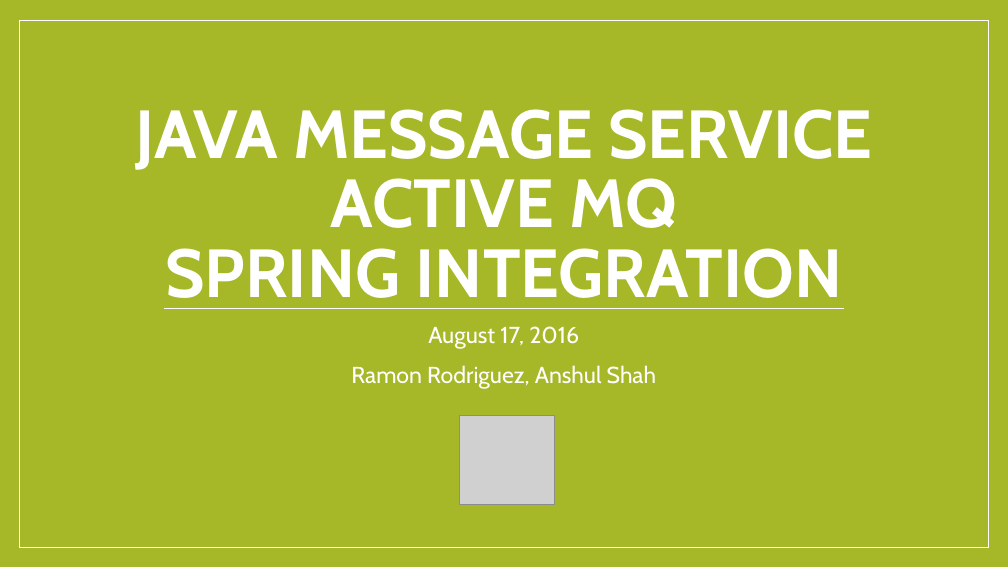
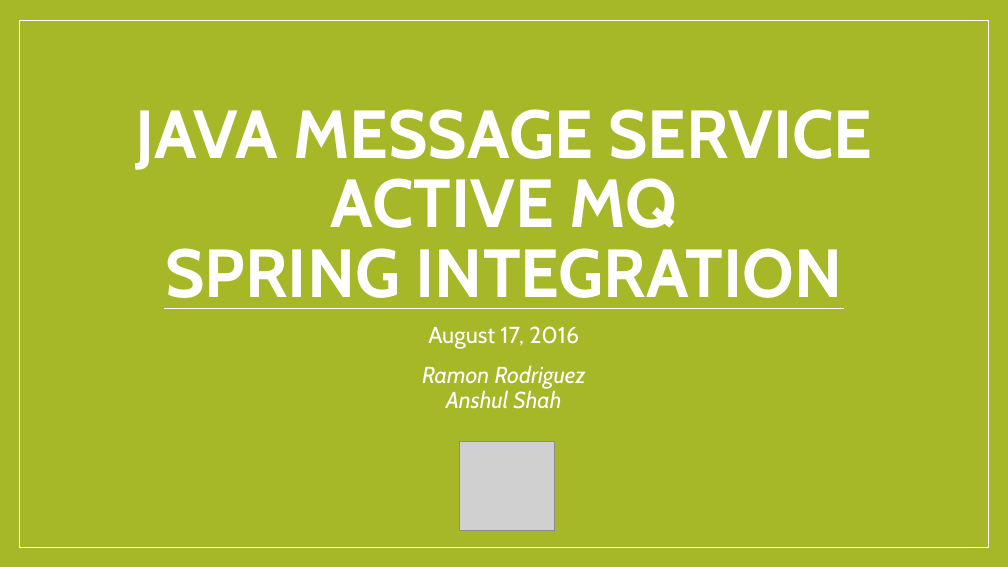
Before and after one commit to ramon-luis/JMS-ActiveMQ-Spring, a slide deck: slide 1 of JMS vFinal.pptx. Drawn at 1008x567 pixels with LibreOffice and Linux fonts; fonts in the diff are those of the drawing; grey boxes stand for pictures. Boxes give left, top, right and bottom in pixels: in the first picture for what was removed or moved away, otherwise in the second. Text is boxed around its words. In the diff, an @@ line names an element or a change of style, - is before the commit and + after.

```diff
--- a/JMS vFinal.pptx
+++ b/JMS vFinal.pptx
@@ subtitle at (422, 365, 586, 409): text changed; italic on @@
-Ramon Rodriguez, Anshul Shah
+Ramon Rodriguez
+Anshul Shah
@@ picture: place and size @@
-picture at (460, 416, 554, 505)
+picture at (460, 442, 554, 531)
```
Also in this commit, not shown: 13 other slides changed.
